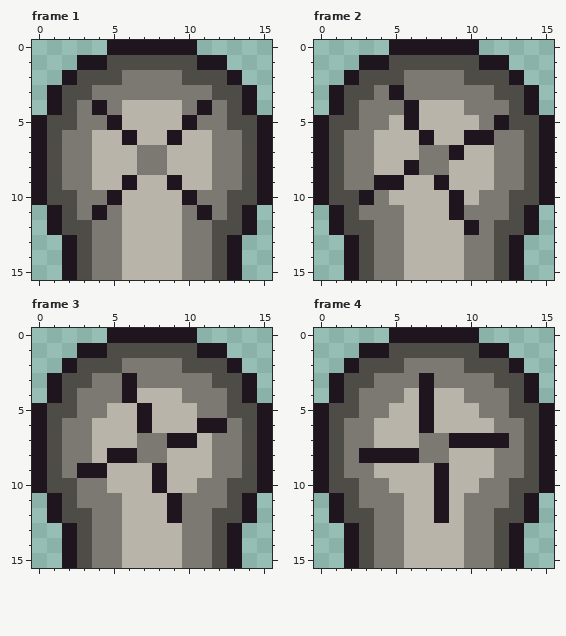
Pixel-art file: art/conveyor/generator.aseprite. Above: the version before the commit.
16x16 pixels, 7 frames. Shown: frame 1, frame 2, frame 3, frame 4. The commit also changed other frames, which this record leaves out.
Now the later version:
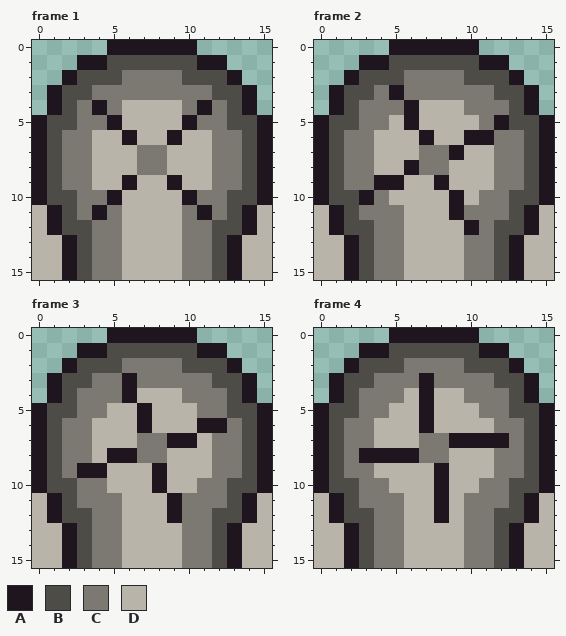
Palette (. is transparent): A #1e151e  B #4d4c47  C #7c7973  D #b8b4a9
What changed:
Frame 1:
y 11..12: x 0 . -> D; x 15 . -> D
y 13..15: x 0..1 .. -> DD; x 14..15 .. -> DD
Frame 2: the same change as frame 1
Frame 3: the same change as frame 1
Frame 4: the same change as frame 1
Changed places in both pictures, as pixel boxes (x1, y1, x2, y2):
added: (32, 205, 62, 280)
added: (242, 205, 272, 280)
added: (314, 205, 344, 280)
added: (524, 205, 554, 280)
added: (32, 493, 62, 568)
added: (242, 493, 272, 568)
added: (314, 493, 344, 568)
added: (524, 493, 554, 568)
